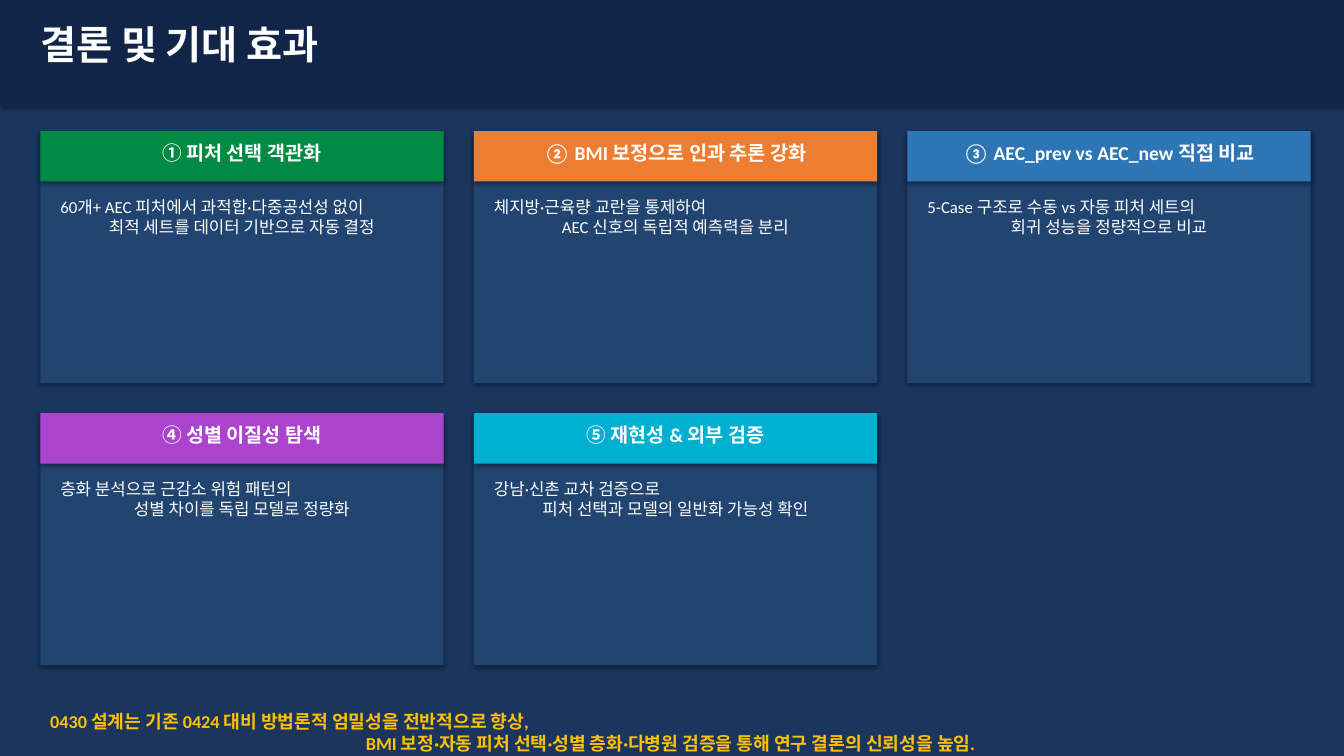
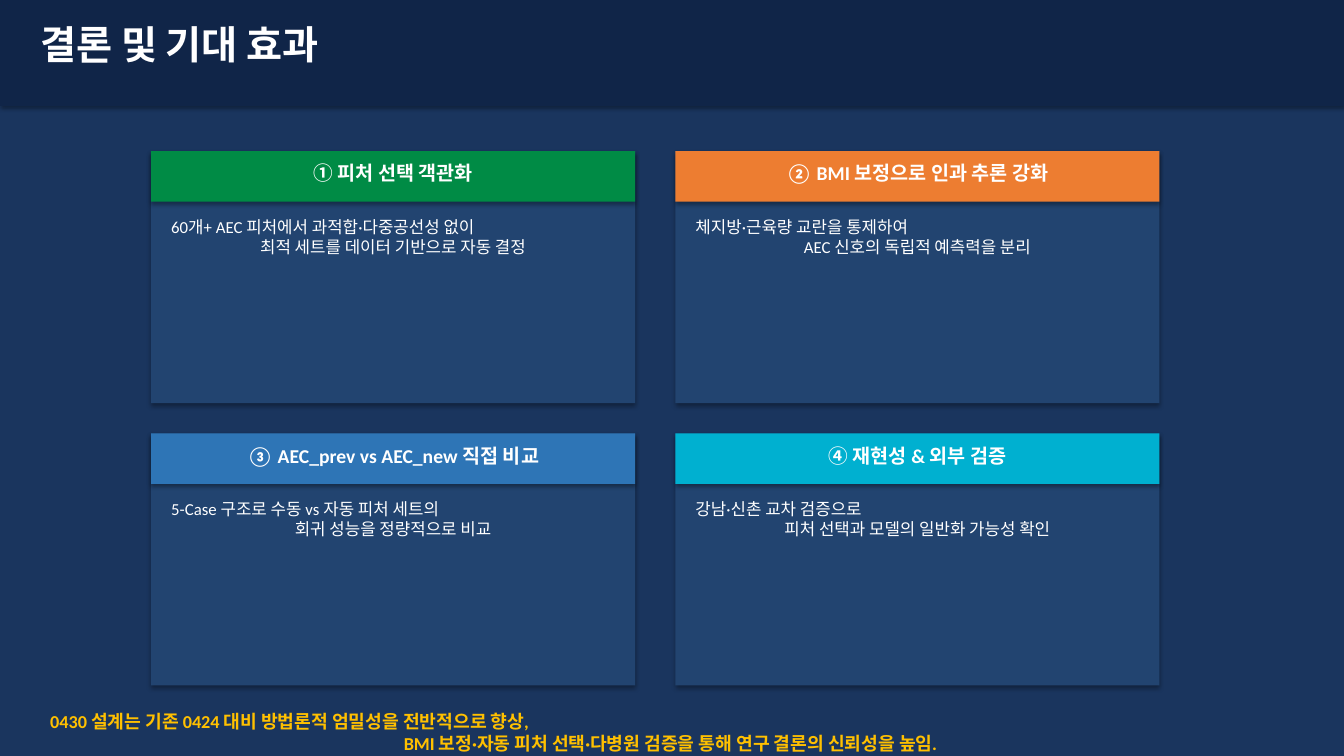
Before and after one commit to JHWannabe/2026-1_Study, a slide deck: slide 13 of 연구코드/results/0424_vs_0430_comparison.pptx (slide 14 before the commit). Drawn at 1344x756 pixels with LibreOffice and Linux fonts; fonts in the diff are those of the drawing. Boxes give left, top, right and bottom in pixels: in the first picture for what was removed or moved away, otherwise in the second. Text is boxed around its words. In the diff, an @@ line names an element or a change of style, - is before the commit and + after.

```diff
--- a/연구코드/results/0424_vs_0430_comparison.pptx
+++ b/연구코드/results/0424_vs_0430_comparison.pptx
@@ rectangle: place and size @@
-rectangle at <box>40,131,444,383</box>
+rectangle at <box>151,151,635,403</box>
@@ rectangle: place and size @@
-rectangle at <box>40,131,444,181</box>
+rectangle at <box>151,151,635,202</box>
@@ text "① 피처 선택 객관화": place and size @@
-text "① 피처 선택 객관화" at <box>162,143,321,162</box>
+text "① 피처 선택 객관화" at <box>313,163,473,182</box>
@@ rectangle: place and size @@
-rectangle at <box>474,131,877,383</box>
+rectangle at <box>676,151,1159,403</box>
@@ rectangle: place and size @@
-rectangle at <box>474,131,877,181</box>
+rectangle at <box>676,151,1159,202</box>
@@ text "② BMI 보정으로 인과 추론 ...": place and size @@
-text "② BMI 보정으로 인과 추론 ..." at <box>544,143,806,164</box>
+text "② BMI 보정으로 인과 추론 ..." at <box>786,163,1048,184</box>
@@ text "60개+ AEC 피처에서 과적합·다중공선성 없이 ..." rewrapped from <box>60,199,375,235</box> to <box>171,219,526,255</box> @@
@@ text "체지방·근육량 교란을 통제하여 AEC 신호의 ..." rewrapped from <box>494,199,789,235</box> to <box>695,219,1031,255</box> @@
@@ rectangle removed at <box>474,413,877,665</box> @@
@@ rectangle removed at <box>474,413,877,464</box> @@
@@ rectangle: place and size @@
-rectangle at <box>907,131,1311,383</box>
+rectangle at <box>151,434,635,686</box>
@@ rectangle: place and size @@
-rectangle at <box>907,131,1311,181</box>
+rectangle at <box>151,434,635,484</box>
@@ text "③ AEC_prev vs AEC_new 직접 ...": place and size @@
-text "③ AEC_prev vs AEC_new 직접 ..." at <box>963,143,1255,164</box>
+text "③ AEC_prev vs AEC_new 직접 ..." at <box>247,446,539,467</box>
@@ text removed at <box>162,425,321,444</box> @@
-④ 성별 이질성 탐색
@@ rectangle: place and size @@
-rectangle at <box>40,413,444,665</box>
+rectangle at <box>676,434,1159,686</box>
@@ rectangle: place and size @@
-rectangle at <box>40,413,444,464</box>
+rectangle at <box>676,434,1159,484</box>
@@ rectangle at <box>676,434,1159,484</box>: fill #AA44CC to #00B0D0 @@
@@ text at <box>829,446,1006,465</box>: text changed @@
-⑤ 재현성 & 외부 검증
+④ 재현성 & 외부 검증
@@ text removed at <box>60,481,349,517</box> @@
-층화 분석으로 근감소 위험 패턴의
-성별 차이를 독립 모델로 정량화
@@ text "5-Case 구조로 수동 vs 자동 ..." rewrapped from <box>927,199,1207,235</box> to <box>171,501,491,537</box> @@
@@ text "강남·신촌 교차 검증으로 피처 선택과 ..." rewrapped from <box>494,481,808,517</box> to <box>695,501,1050,537</box> @@
@@ text at <box>50,712,937,752</box>: text changed @@
-0430 설계는 기존 0424 대비 방법론적 엄밀성을 전반적으로 향상,
-BMI 보정·자동 피처 선택·성별 층화·다병원 검증을 통해 연구 결론의 신뢰성을 높임.
+0430 설계는 기존 0424 대비 방법론적 엄밀성을 전반적으로 향상,
+BMI 보정·자동 피처 선택·다병원 검증을 통해 연구 결론의 신뢰성을 높임.
```
Also in this commit, not shown: 4 other slides changed, 1 slide removed, 4 other files.
